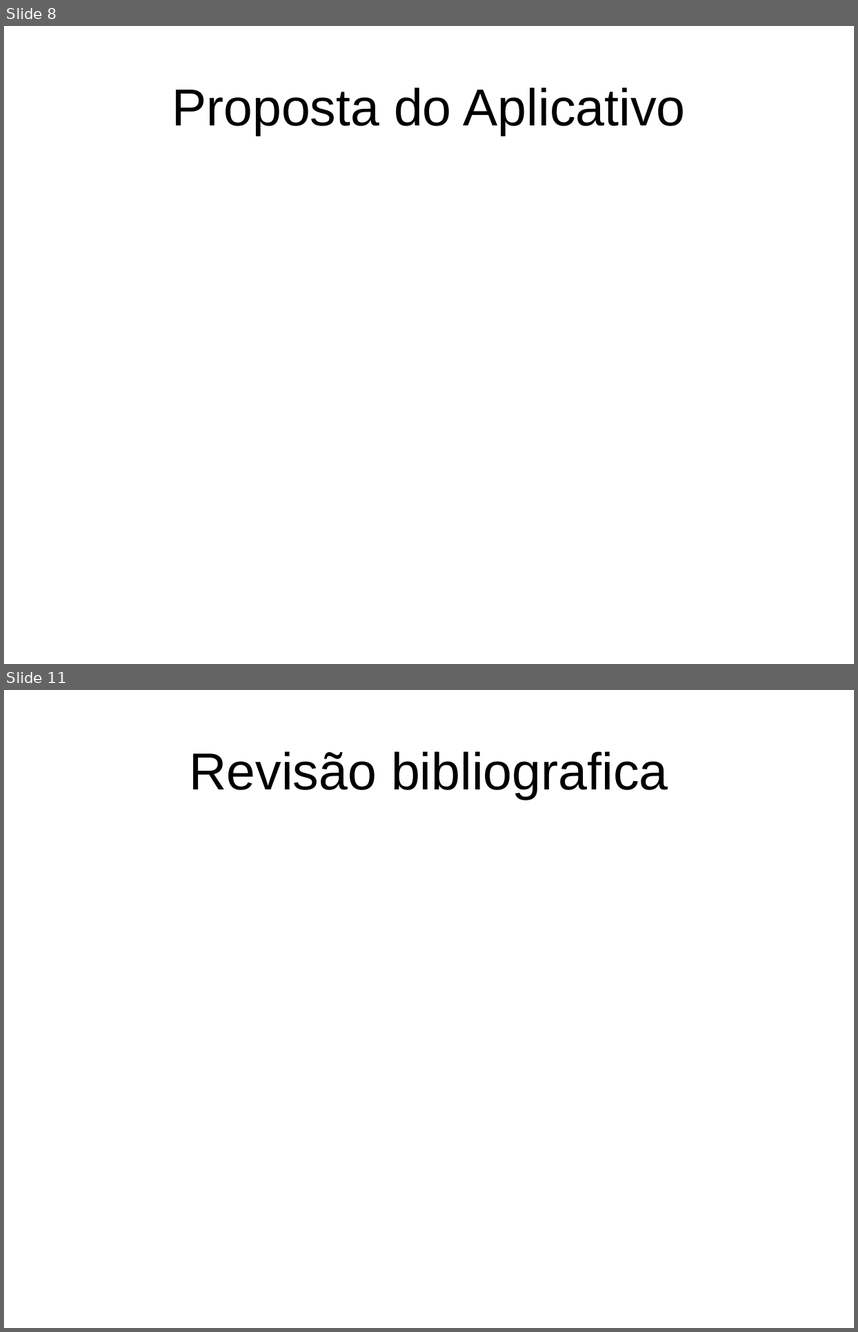
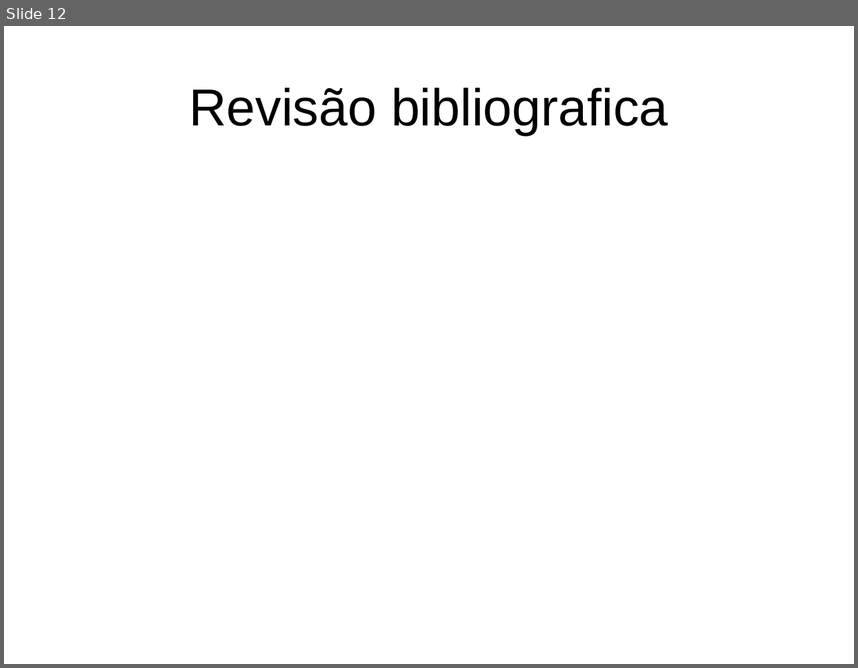
Before and after one commit to dalton-reis/disciplina_TCC1_2024_2, a slide deck: _BCC/Exemplos/2_BancaDefesa_Slides/_ModeloSlidesPreProjeto.ppt. Shown one above the other, each under a label of ours: slides 8 and 11 before the commit, slide 12 after it; the slides between them are not shown. The pictures are 858x1332 and 858x668 pixels, drawn with LibreOffice and Linux fonts; fonts in the diff are those of the drawing; background and template pictures are left out. Boxes give left, top, right and bottom in pixels: in the first picture for what was removed or moved away, otherwise in the second. Text is boxed around its words. In the diff, an @@ line names an element or a change of style, - is before the commit and + after.

```diff
--- a/_BCC/Exemplos/2_BancaDefesa_Slides/_ModeloSlidesPreProjeto.ppt
+++ b/_BCC/Exemplos/2_BancaDefesa_Slides/_ModeloSlidesPreProjeto.ppt
@@ slide 8 removed at [4,26,854,664], background picture (left out) @@
@@ title removed at [172,87,686,135] @@
-Proposta do Aplicativo
@@ what was slide 11 is now slide 12 @@
```
Also in this commit, not shown: 4 slides added, 2 other slides removed, 2 other files.
